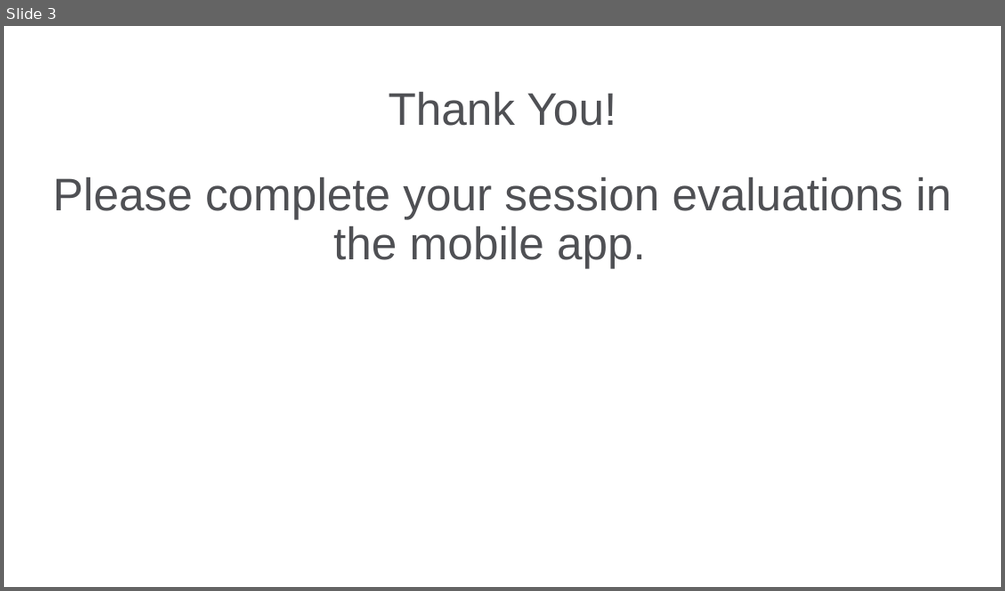
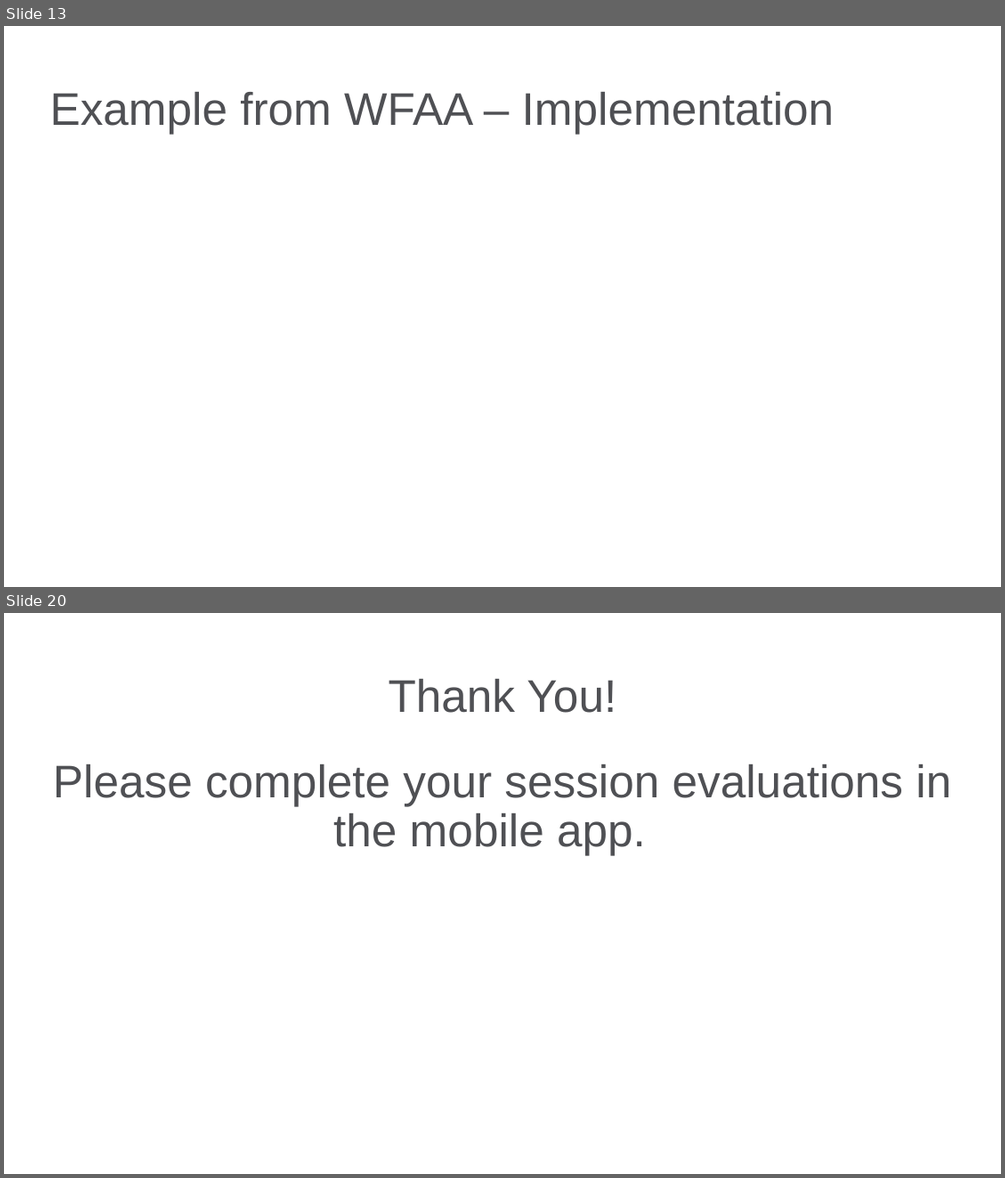
Before and after one commit to bgstieber/APRA-PD-DAS-2019, a slide deck: Generating Insights from Clustering Large Donors - BStieber APRA DAS19.pptx. Shown one above the other, each under a label of ours: slide 3 before the commit, slides 13 and 20 after it; the slides between them are not shown. The pictures are 1005x591 and 1005x1178 pixels, drawn with LibreOffice and Linux fonts; fonts in the diff are those of the drawing; background and template pictures are left out. Boxes give left, top, right and bottom in pixels: in the first picture for what was removed or moved away, otherwise in the second. Text is boxed around its words. In the diff, an @@ line names an element or a change of style, - is before the commit and + after.

```diff
--- a/Generating Insights from Clustering Large Donors - BStieber APRA DAS19.pptx
+++ b/Generating Insights from Clustering Large Donors - BStieber APRA DAS19.pptx
@@ slide 13 added at bbox=[4, 26, 1001, 587], background picture (left out) @@
@@ title added at bbox=[50, 92, 834, 134], 33 pt, text #4F5054 @@
+Example from WFAA – Implementation
@@ what was slide 3 is now slide 20 @@
```
Also in this commit, not shown: 2 slides changed, 16 other slides added, 1 other file.
